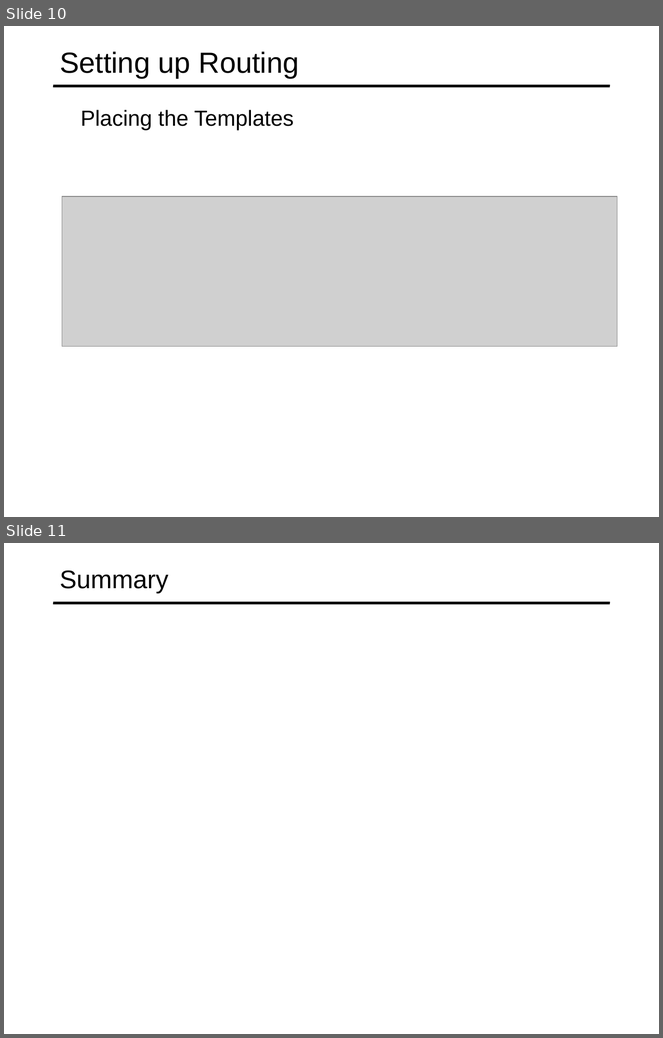
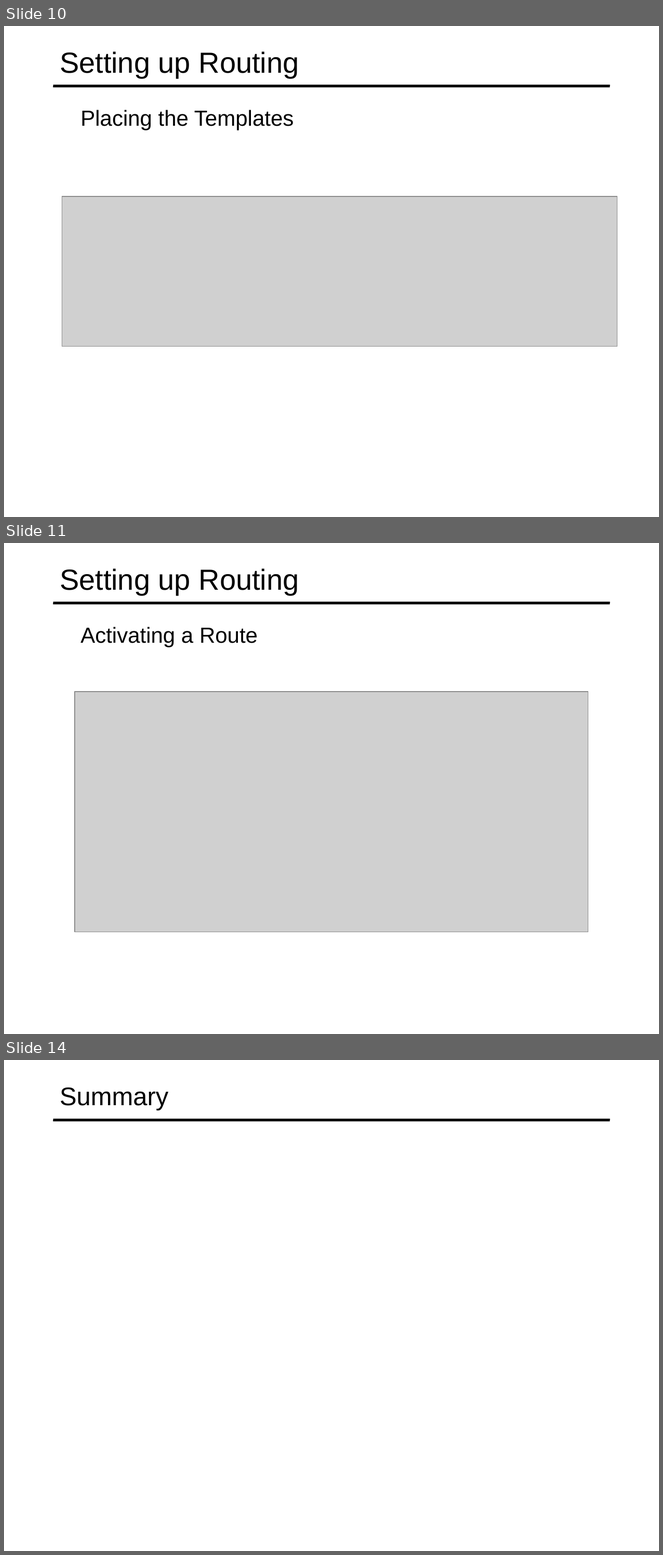
Before and after one commit to specter01wj/Jago_Link_Training, a slide deck: Angular/Angular12/Deep Dive/Angular Routing/1_Routing Basics/L1_Routing Basics.ppt. Shown one above the other, each under a label of ours: slides 10 and 11 before the commit, slides 10, 11 and 14 after it; the slides between them are not shown. The pictures are 663x1038 and 663x1555 pixels, drawn with LibreOffice and Linux fonts; fonts in the diff are those of the drawing; grey boxes stand for pictures. Boxes give left, top, right and bottom in pixels: in the first picture for what was removed or moved away, otherwise in the second. Text is boxed around its words. In the diff, an @@ line names an element or a change of style, - is before the commit and + after.

```diff
--- a/Angular/Angular12/Deep Dive/Angular Routing/1_Routing Basics/L1_Routing Basics.ppt
+++ b/Angular/Angular12/Deep Dive/Angular Routing/1_Routing Basics/L1_Routing Basics.ppt
@@ slide 11 added at box(4, 543, 659, 1034), background #FFFFFF; not listed: 1 template element that a slide beside it also shows @@
@@ title added at box(60, 568, 299, 596), 32 pt, text #000000 @@
+Setting up Routing
@@ text added at box(80, 627, 258, 648), 24 pt, text #000000 @@
+  Activating a Route
@@ picture added at box(75, 692, 588, 932) @@
@@ what was slide 11 is now slide 14 @@
```
Also in this commit, not shown: 1 slide changed, 2 other slides added.
